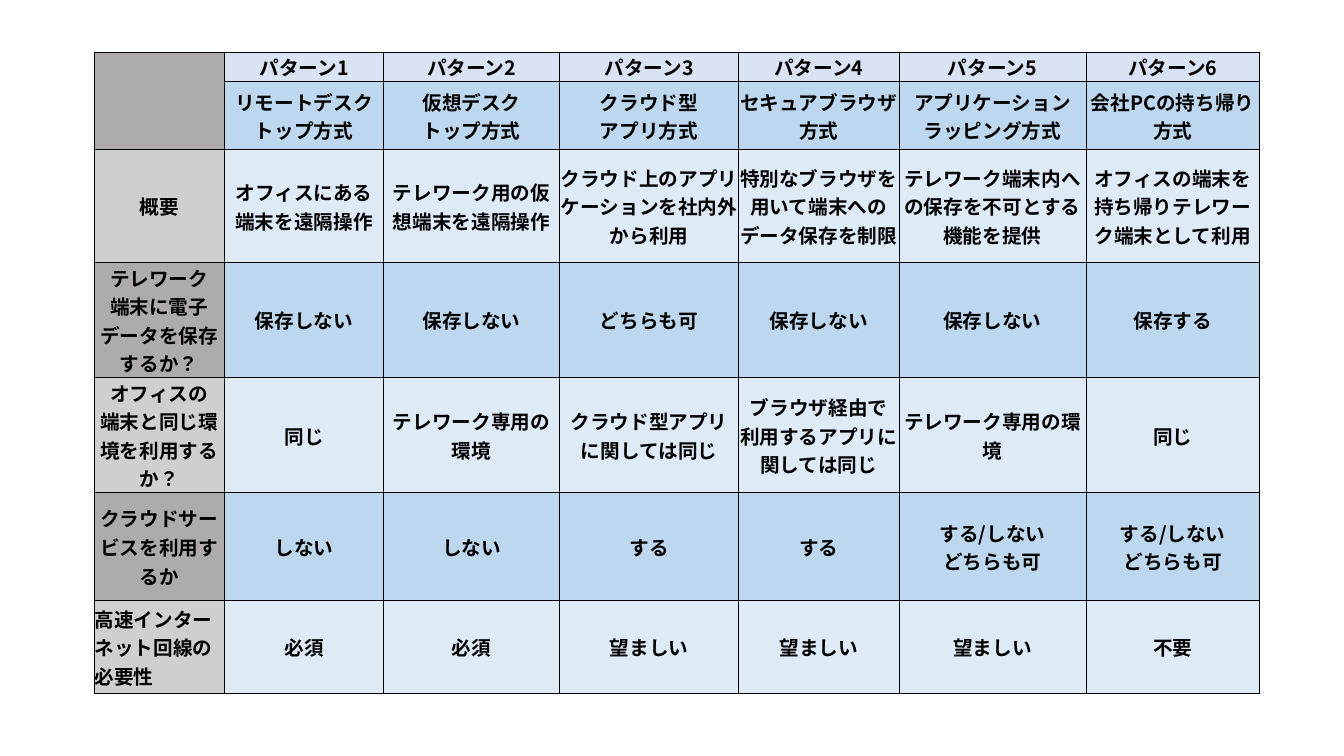
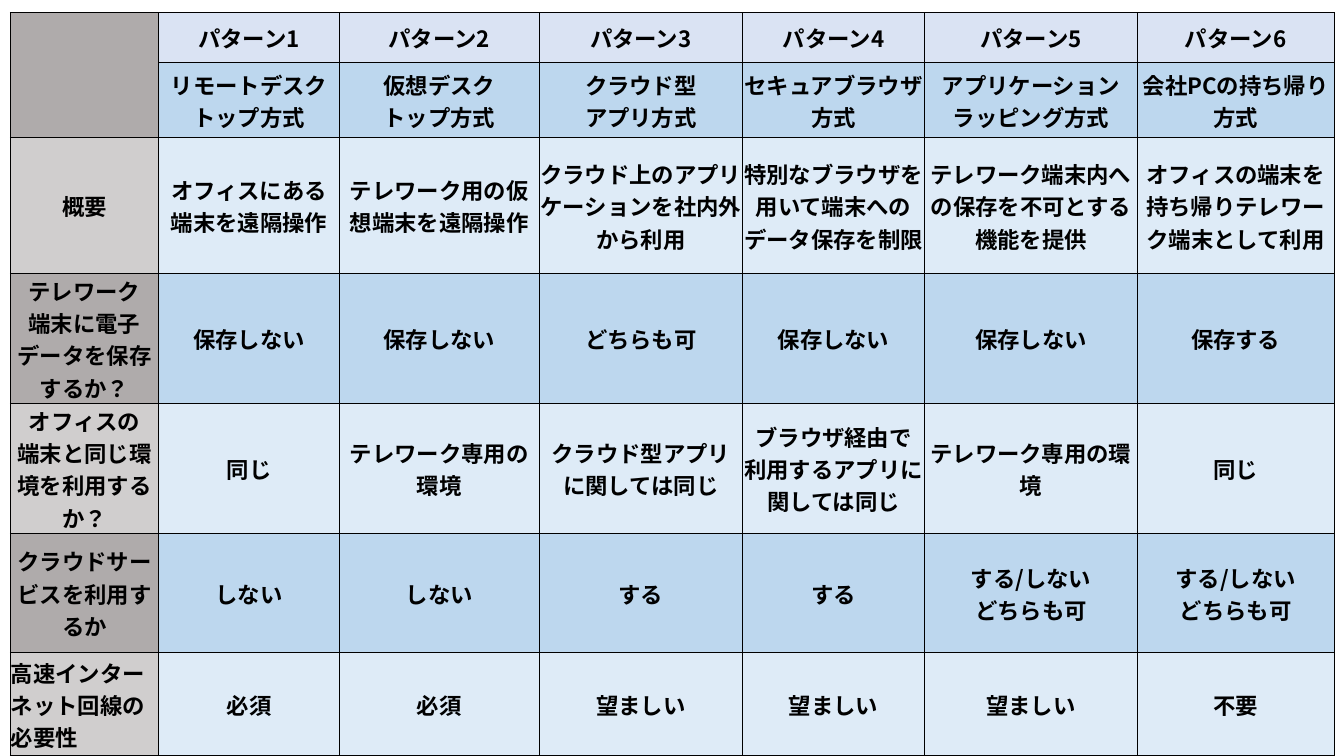
Before and after one commit to Alice-to-Bob/Graduate_School, a slide deck: slide 1 of SUBTHEME/graphs/telework_list.pptx. Drawn at 1344x756 pixels with LibreOffice and Linux fonts; fonts in the diff are those of the drawing. Boxes give left, top, right and bottom in pixels: in the first picture for what was removed or moved away, otherwise in the second. Text is boxed around its words. In the diff, an @@ line names an element or a change of style, - is before the commit and + after.

```diff
--- a/SUBTHEME/graphs/telework_list.pptx
+++ b/SUBTHEME/graphs/telework_list.pptx
@@ table at (10, 12, 1334, 752) @@
@@ size 14 to 16 pt @@
@@ table: place and size @@
-table at (94, 52, 1261, 691)
+table at (10, 12, 1334, 752)
```
Also in this commit, not shown: 2 other slides changed, 2 slides added, 17 other files.
